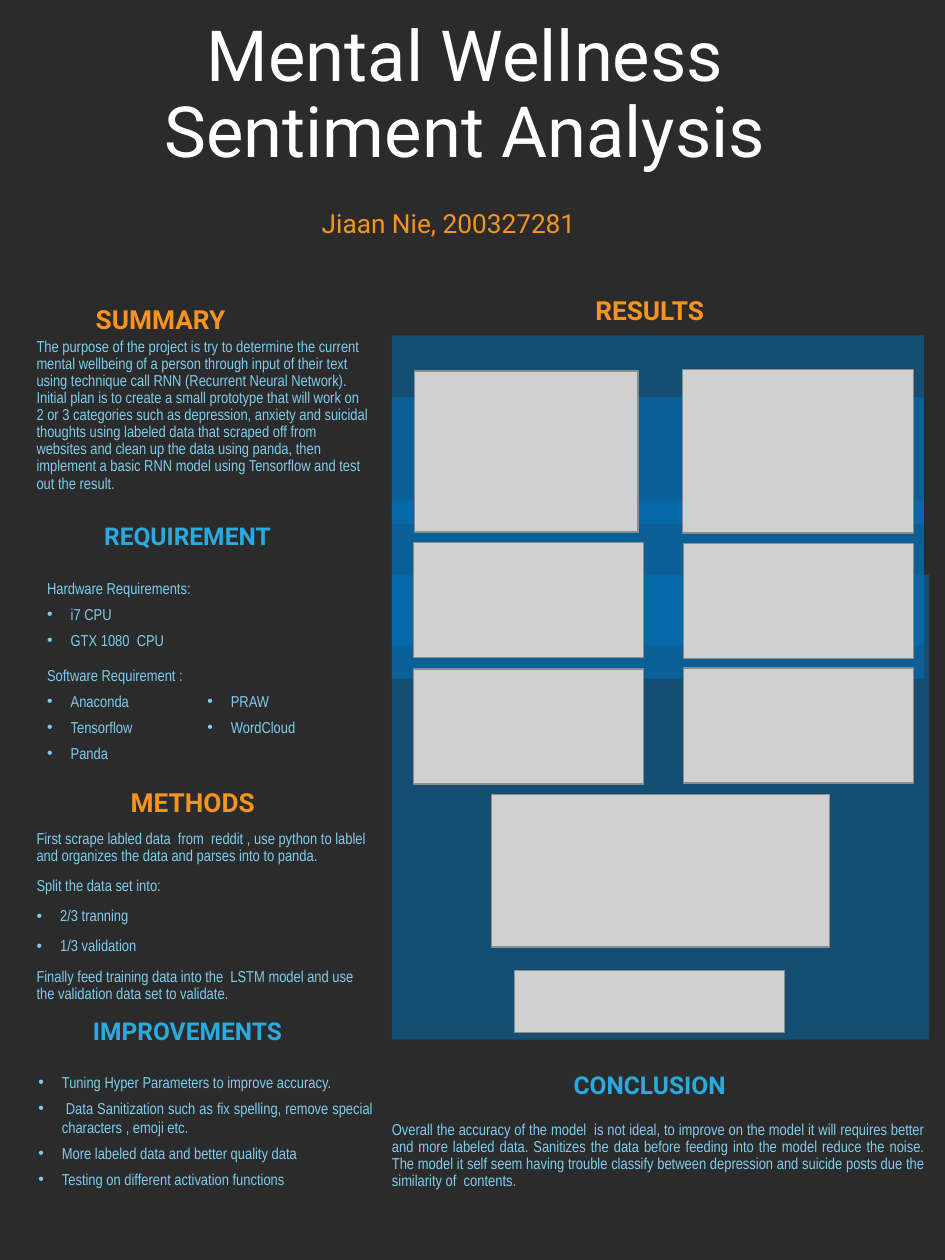
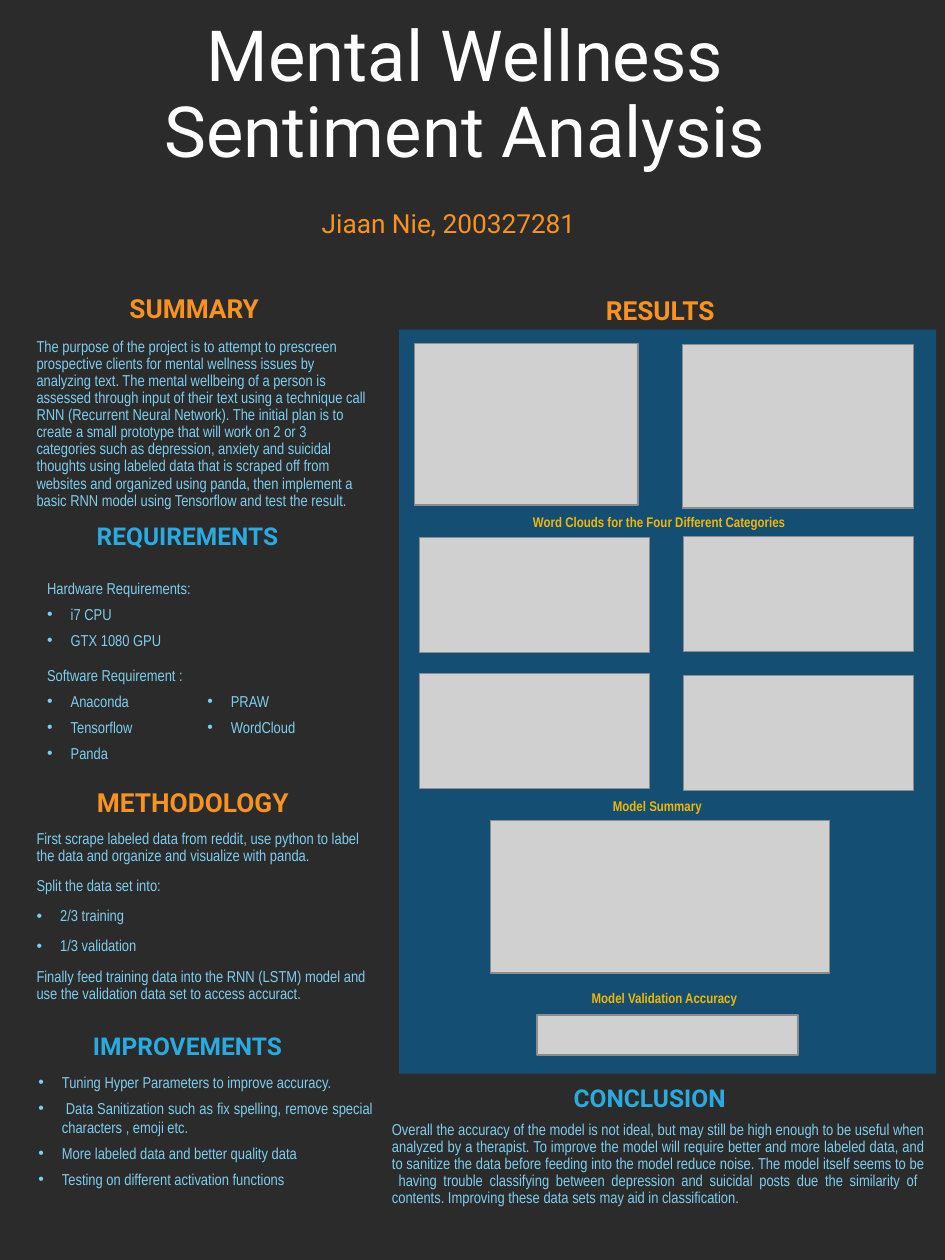
Before and after one commit to JiaanNie/AI-496AC, a slide deck: slide 1 of Project/Mental Wellness Sentiment Analysis.pptx. Drawn at 945x1260 pixels with LibreOffice and Linux fonts; fonts in the diff are those of the drawing; grey boxes stand for pictures; background and template pictures are left out; a plain dark background stands for a picture behind light text. Boxes give left, top, right and bottom in pixels: in the first picture for what was removed or moved away, otherwise in the second. Text is boxed around its words. In the diff, an @@ line names an element or a change of style, - is before the commit and + after.

Commit message:
update poster layout and fixes for power point

```diff
--- a/Project/Mental Wellness Sentiment Analysis.pptx
+++ b/Project/Mental Wellness Sentiment Analysis.pptx
@@ text "SUMMARY" moved from (x1=96, y1=310, x2=226, y2=330) to (x1=129, y1=299, x2=259, y2=319) @@
@@ text "RESULTS" moved from (x1=595, y1=301, x2=704, y2=321) to (x1=606, y1=301, x2=715, y2=321) @@
@@ text at (x1=37, y1=340, x2=365, y2=510): text changed @@
-The purpose of the project is try to determine the current mental wellbeing of a person through input of their text using technique call RNN (Recurrent Neural Network). Initial plan is to create a small prototype that will work on 2 or 3 categories such as depression, anxiety and suicidal thoughts using labeled data that scraped off from websites and clean up the data using panda, then implement a basic RNN model using Tensorflow and test out the result.
+The purpose of the project is to attempt to prescreen prospective clients for mental wellness issues by analyzing text. The mental wellbeing of a person is assessed through input of their text using a technique call RNN (Recurrent Neural Network). The initial plan is to create a small prototype that will work on 2 or 3 categories such as depression, anxiety and suicidal thoughts using labeled data that is scraped off from websites and organized using panda, then implement a basic RNN model using Tensorflow and test the result.
@@ rectangle removed at (x1=392, y1=335, x2=924, y2=524) @@
@@ rectangle resized from (x1=392, y1=575, x2=929, y2=1040) to (x1=399, y1=330, x2=936, y2=1075) @@
@@ picture moved from (x1=415, y1=370, x2=639, y2=532) to (x1=415, y1=344, x2=639, y2=505) @@
@@ picture moved from (x1=683, y1=369, x2=914, y2=533) to (x1=683, y1=345, x2=914, y2=509) @@
@@ rectangle removed at (x1=392, y1=397, x2=924, y2=645) @@
@@ rectangle removed at (x1=392, y1=500, x2=924, y2=679) @@
@@ text at (x1=97, y1=527, x2=278, y2=548): text changed @@
-REQUIREMENT
+REQUIREMENTS
@@ picture moved from (x1=413, y1=669, x2=644, y2=784) to (x1=420, y1=538, x2=650, y2=653) @@
@@ text added at (x1=533, y1=517, x2=785, y2=530), 8 pt, text #F2B800, bold @@
+Word Clouds for the Four Different Categories
@@ picture moved from (x1=683, y1=543, x2=914, y2=658) to (x1=683, y1=537, x2=914, y2=651) @@
@@ text at (x1=71, y1=635, x2=161, y2=646): text changed @@
-• GTX 1080 CPU
+• GTX 1080 GPU
@@ picture moved from (x1=413, y1=543, x2=643, y2=658) to (x1=420, y1=674, x2=649, y2=789) @@
@@ picture moved from (x1=683, y1=668, x2=914, y2=782) to (x1=683, y1=675, x2=914, y2=790) @@
@@ text at (x1=97, y1=793, x2=289, y2=813): text changed @@
-METHODS
+METHODOLOGY
@@ text added at (x1=613, y1=801, x2=701, y2=814), 8 pt, text #F2B800, bold @@
+Model Summary
@@ text at (x1=37, y1=832, x2=359, y2=865): text changed @@
-First scrape labled data from reddit , use python to lablel and organizes the data and parses into to panda.
+First scrape labeled data from reddit, use python to label the data and organize and visualize with panda.
@@ picture moved from (x1=491, y1=795, x2=830, y2=948) to (x1=491, y1=820, x2=830, y2=973) @@
@@ text at (x1=60, y1=909, x2=124, y2=925): text changed @@
-• 2/3 tranning
+• 2/3 training
@@ text at (x1=37, y1=970, x2=366, y2=999): text changed @@
-Finally feed training data into the LSTM model and use the validation data set to validate.
+Finally feed training data into the RNN (LSTM) model and use the validation data set to access accuract.
@@ picture resized from (x1=515, y1=970, x2=785, y2=1032) to (x1=537, y1=1014, x2=798, y2=1055) @@
@@ text added at (x1=592, y1=993, x2=737, y2=1006), 8 pt, text #F2B800, bold @@
+Model Validation Accuracy
@@ text "IMPROVEMENTS" moved from (x1=93, y1=1022, x2=282, y2=1041) to (x1=93, y1=1037, x2=282, y2=1056) @@
@@ text "CONCLUSION" moved from (x1=574, y1=1076, x2=726, y2=1094) to (x1=574, y1=1089, x2=726, y2=1107) @@
@@ text at (x1=392, y1=1123, x2=924, y2=1207): text changed @@
-Overall the accuracy of the model is not ideal, to improve on the model it will requires better and more labeled data. Sanitizes the data before feeding into the model reduce the noise. The model it self seem having trouble classify between depression and suicide posts due the similarity of contents.
+Overall the accuracy of the model is not ideal, but may still be high enough to be useful when analyzed by a therapist. To improve the model will require better and more labeled data, and to sanitize the data before feeding into the model reduce noise. The model itself seems to be having trouble classifying between depression and suicidal posts due the similarity of contents. Improving these data sets may aid in classification.
```
Also in this commit, not shown: 3 other files.
